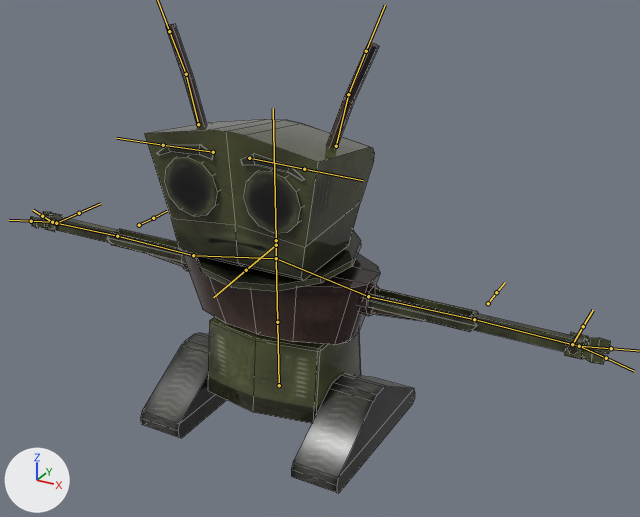
An edit to the FBX model roborenewal/Assets/Graphics/Models/Characters/Rust Bucket.fbx, drawn before and after from the same camera.
Both versions are drawn from a camera (50 mm lens) standing at (2.5, -4.03, 3.14) and looking at (0.37, -0.15, 1.2). The lights are fixed; the arrows at lower left show +X, +Y and +Z. The bones that bend it are drawn over the model as lines. Mesh edges are drawn as thin lines.

In view in the first picture: 'Rust Bucket Mesh'.
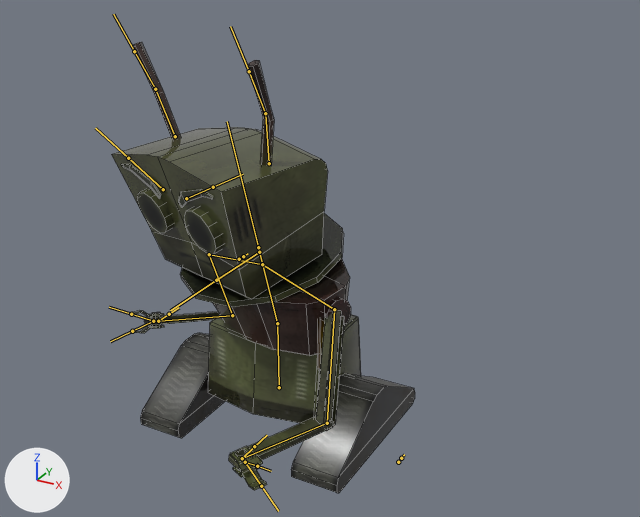
The newer file adds an action. The first version stands in its rest pose; the second is drawn at frame 20 of the action 'Rust Bucket Bash 2'.

Where the change shows, as pixel boxes (x1, y1, x2, y2) in the pictures (640 x 517 px):
'Rust Bucket Mesh', posed (48% narrower)
    before: (30, 24, 611, 493)
    after: (111, 42, 415, 493)
bone 'Torso', root to tip
    before: (277, 322) to (276, 258)
    after: (277, 323) to (262, 264)
bone 'Arm.L', root to tip
    before: (368, 296) to (474, 319)
    after: (334, 309) to (327, 423)
bone 'Forearm.L', root to tip
    before: (474, 319) to (572, 344)
    after: (327, 423) to (242, 458)
bone 'Hand.L', root to tip
    before: (572, 344) to (579, 346)
    after: (242, 458) to (245, 462)
bone 'Collar', root to tip
    before: (276, 245) to (246, 270)
    after: (259, 252) to (216, 280)
bone 'Brower.L', root to tip
    before: (249, 158) to (304, 169)
    after: (186, 198) to (213, 187)
bone 'TennaTop.L', root to tip
    before: (348, 94) to (366, 51)
    after: (265, 113) to (249, 71)
bone 'Brower.R', root to tip
    before: (213, 152) to (163, 145)
    after: (163, 189) to (128, 158)
bone 'TennaTop.R', root to tip
    before: (186, 74) to (169, 31)
    after: (155, 89) to (134, 51)
bone 'Arm.R', root to tip
    before: (193, 255) to (117, 236)
    after: (209, 254) to (232, 315)
bone 'Forearm.R', root to tip
    before: (117, 236) to (56, 223)
    after: (232, 315) to (158, 321)

The edits, one by one:
Bone 'Torso' (bone_torso) turns from (0, 0, 0) to (10, -20, 3) degrees about its own x, y and z.
Bone 'Arm.L' (bone_arm_l) turns from (0, 0, 0) to (56, -36, -93) degrees about its own x, y and z.
Bone 'Forearm.L' (bone_forearm_l) turns from (0, 0, 0) to (38, 14, -38) degrees about its own x, y and z.
Bone 'Hand.L' (bone_hand_l) turns from (0, 0, 0) to (-12, -172, 83) degrees about its own x, y and z.
Bone 'Collar' (bone_collar) turns from (0, 0, 0) to (-2, -3, 1) degrees about its own x, y and z.
Bone 'Brower.L' (bone_brower_l) moves from (0.0, 0.0, 0.0) to (-0.078, 0.002, -0.053).
Bone 'Brower.L' (bone_brower_l) turns from (0, 0, 0) to (14, 3, -21) degrees about its own x, y and z.
Bone 'TennaTop.L' (bone_tennatop_l) turns from (0, 0, 0) to (5, -18, 18) degrees about its own x, y and z.
Bone 'Brower.R' (bone_brower_r) moves from (0.0, 0.0, 0.0) to (0.076, 0.002, -0.051).
Bone 'Brower.R' (bone_brower_r) turns from (0, 0, 0) to (14, -3, 21) degrees about its own x, y and z.
Bone 'TennaTop.R' (bone_tennatop_r) turns from (0, 0, 0) to (5, -25, 9) degrees about its own x, y and z.
Bone 'Arm.R' (bone_arm_r) turns from (0, 0, 0) to (-20, 56, 60) degrees about its own x, y and z.
Bone 'Forearm.R' (bone_forearm_r) turns from (0, 0, 0) to (79, -45, 53) degrees about its own x, y and z.
